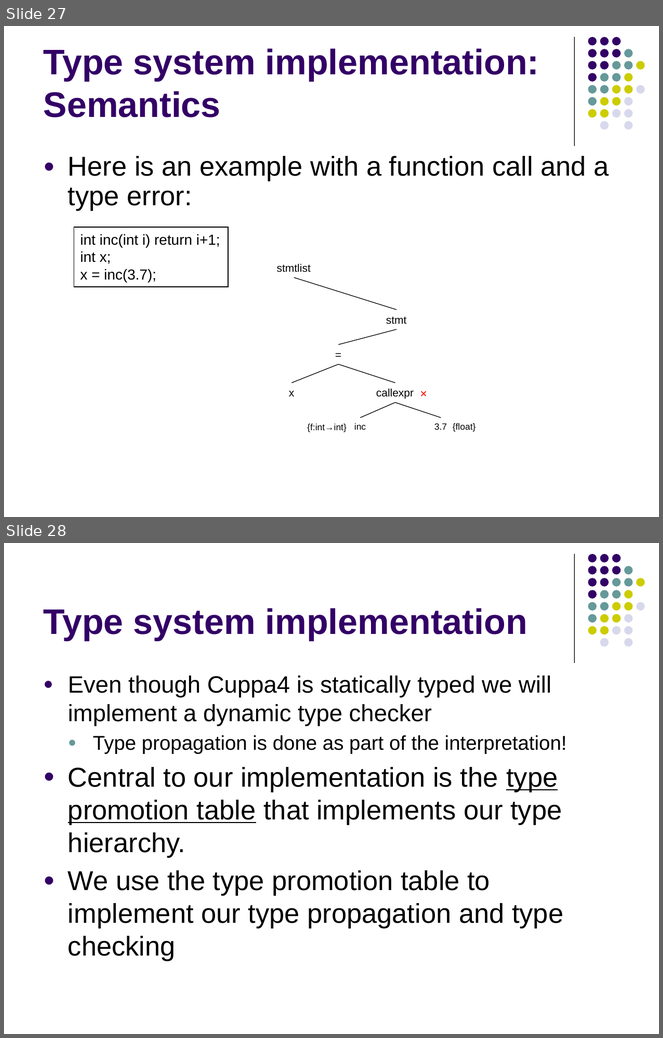
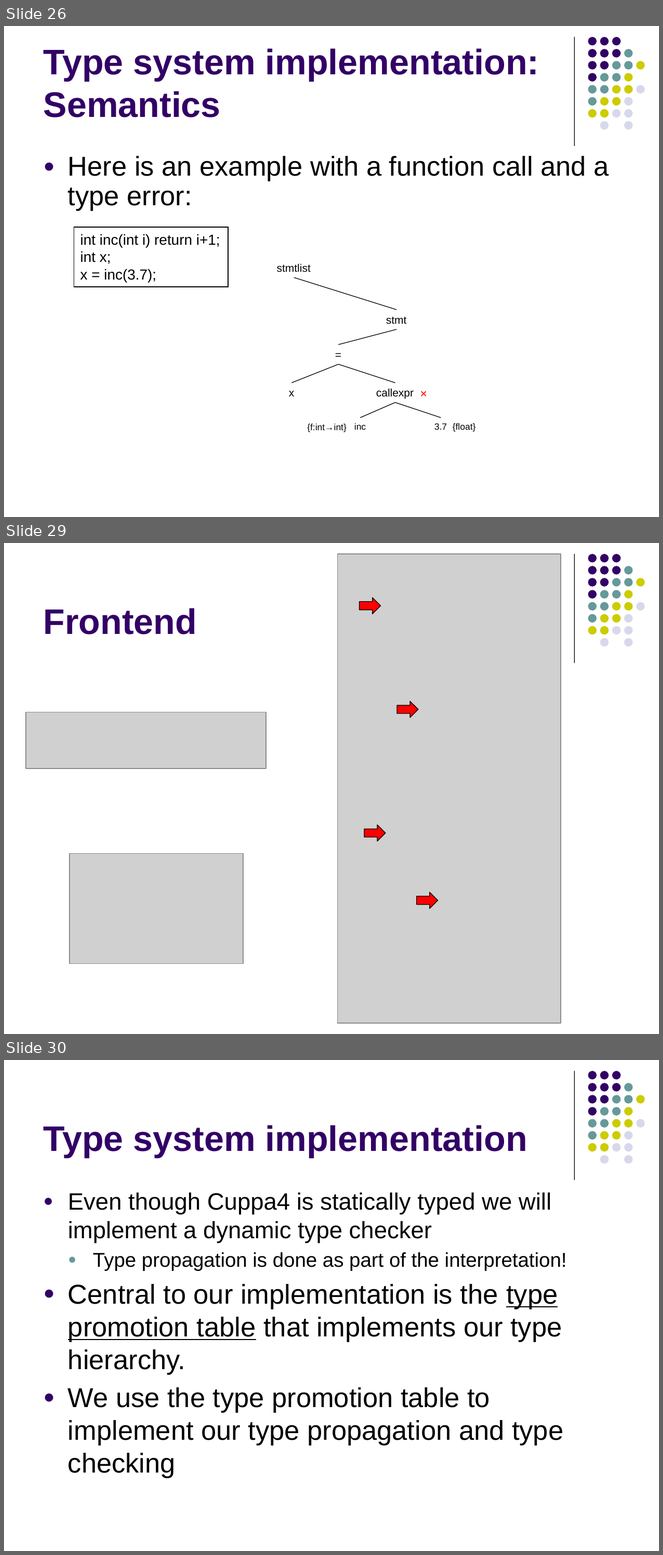
Before and after one commit to lutzhamel/CSC402, a slide deck: notes/csc402-ln018.pptx. Shown one above the other, each under a label of ours: slides 27 and 28 before the commit, slides 26, 29 and 30 after it; the slides between them are not shown. The pictures are 663x1038 and 663x1555 pixels, drawn with LibreOffice and Linux fonts; fonts in the diff are those of the drawing; grey boxes stand for pictures. Boxes give left, top, right and bottom in pixels: in the first picture for what was removed or moved away, otherwise in the second. Text is boxed around its words. In the diff, an @@ line names an element or a change of style, - is before the commit and + after.

```diff
--- a/notes/csc402-ln018.pptx
+++ b/notes/csc402-ln018.pptx
@@ slide 29 added at bbox=[4, 543, 659, 1034], background #FFFFFF; not listed: 32 template elements that a slide beside it also shows @@
@@ picture added at bbox=[337, 554, 561, 1024] @@
@@ right arrow added at bbox=[360, 598, 380, 614], fill #FF0000, outline #000000 0.75 pt @@
@@ title added at bbox=[44, 608, 197, 635], 39 pt, text #330066, bold @@
+Frontend
@@ picture added at bbox=[26, 712, 266, 768] @@
@@ right arrow added at bbox=[397, 702, 418, 718], fill #FF0000, outline #000000 0.75 pt @@
@@ right arrow added at bbox=[364, 825, 385, 841], fill #FF0000, outline #000000 0.75 pt @@
@@ picture added at bbox=[70, 853, 243, 964] @@
@@ right arrow added at bbox=[417, 892, 438, 909], fill #FF0000, outline #000000 0.75 pt @@
@@ what was slide 27 is now slide 26 @@
@@ what was slide 28 is now slide 30 @@
```
Also in this commit, not shown: 3 slides changed, 2 other slides added, 1 slide removed, 3 other files.
